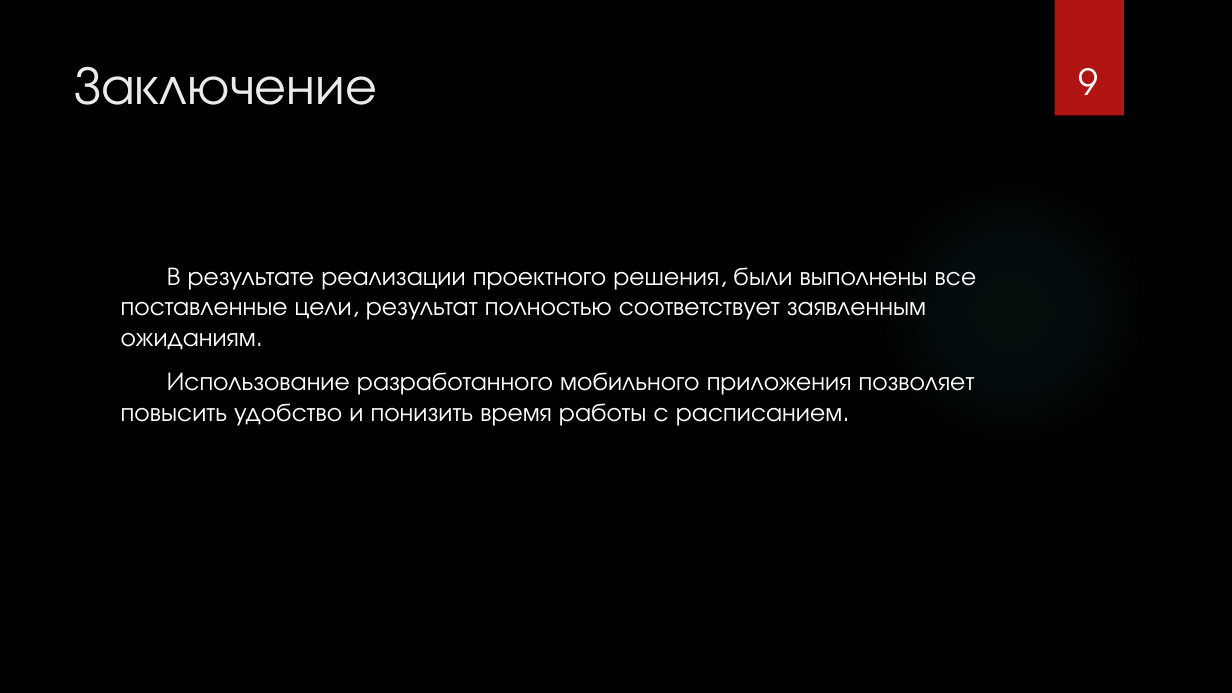
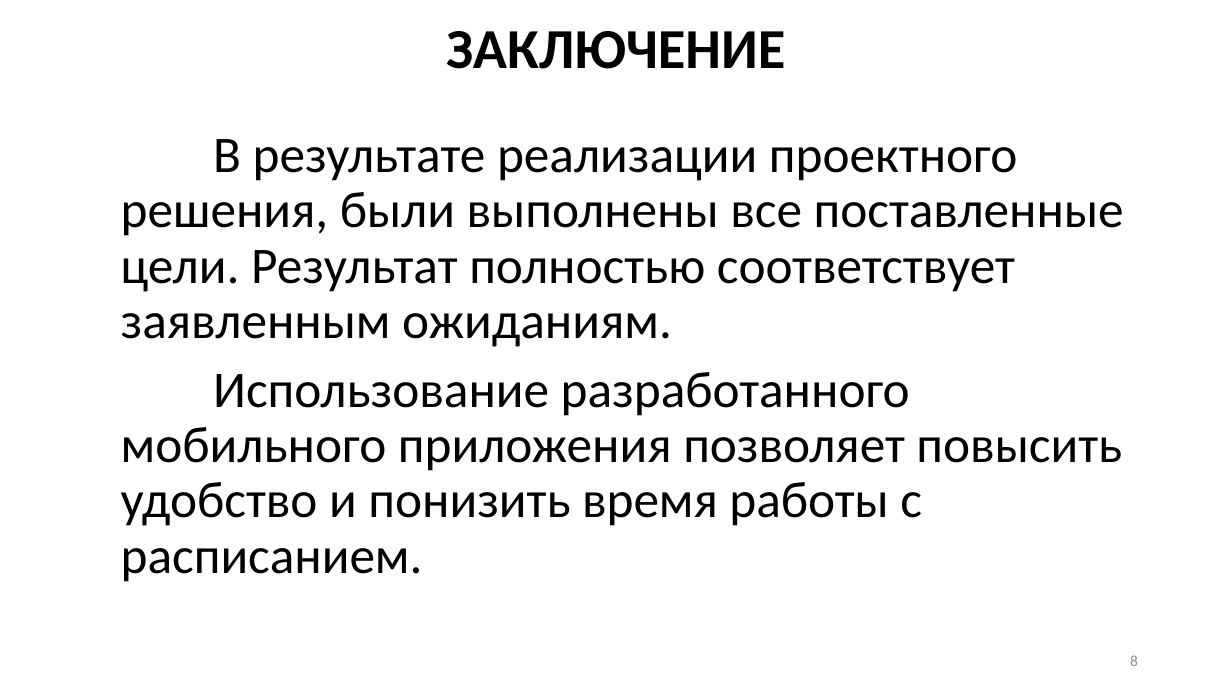
Before and after one commit to ZanderHamster/ScheduleBSTU, a slide deck: slide 8 of Документация/Презентация.pptx (slide 9 before the commit). Drawn at 1232x693 pixels with LibreOffice and Linux fonts; fonts in the diff are those of the drawing; background and template pictures are left out. Boxes give left, top, right and bottom in pixels: in the first picture for what was removed or moved away, otherwise in the second. Text is boxed around its words. In the diff, an @@ line names an element or a change of style, - is before the commit and + after.

```diff
--- a/Документация/Презентация.pptx
+++ b/Документация/Презентация.pptx
@@ background picture (left out) to #FFFFFF @@
@@ title "ЗАКЛЮЧЕНИЕ" at <box>446,31,785,69</box>: vertical alignment top to middle @@
@@ rectangle removed at <box>1055,0,1124,116</box> @@
@@ title at <box>446,31,785,69</box>: text changed; size 42 to 44 pt; font TeX Gyre Adventor to Calibri; text colour #EBEBEB to #000000; bold on @@
-Заключение
+ЗАКЛЮЧЕНИЕ
@@ page number removed at <box>1078,68,1098,95</box> @@
-9
@@ text "В результате реализации проектного решения, ...": place and size @@
-text "В результате реализации проектного решения, ..." at <box>121,267,977,426</box>
+text "В результате реализации проектного решения, ..." at <box>121,139,1124,582</box>
@@ text at <box>121,139,1124,347</box>: text changed; size 20 to 40 pt; font TeX Gyre Adventor to Calibri; text colour #FFFFFF to #000000 @@
-В результате реализации проектного решения, были выполнены все поставленные цели, результат полностью соответствует заявленным ожиданиям.
+В результате реализации проектного решения, были выполнены все поставленные цели. Результат полностью соответствует заявленным ожиданиям.
@@ ellipse removed at <box>870,169,1154,454</box> @@
@@ text at <box>121,372,1122,582</box>: size 20 to 40 pt, font TeX Gyre Adventor to Calibri, text colour #FFFFFF to #000000 in "Использование разработанного мобильного приложения позволяет ..."; line spacing 1 to 0.9 @@
@@ page number added at <box>1130,655,1138,666</box>, 12 pt, text #8C8C8C @@
+8
```
Also in this commit, not shown: 7 other slides changed, 2 slides removed.
